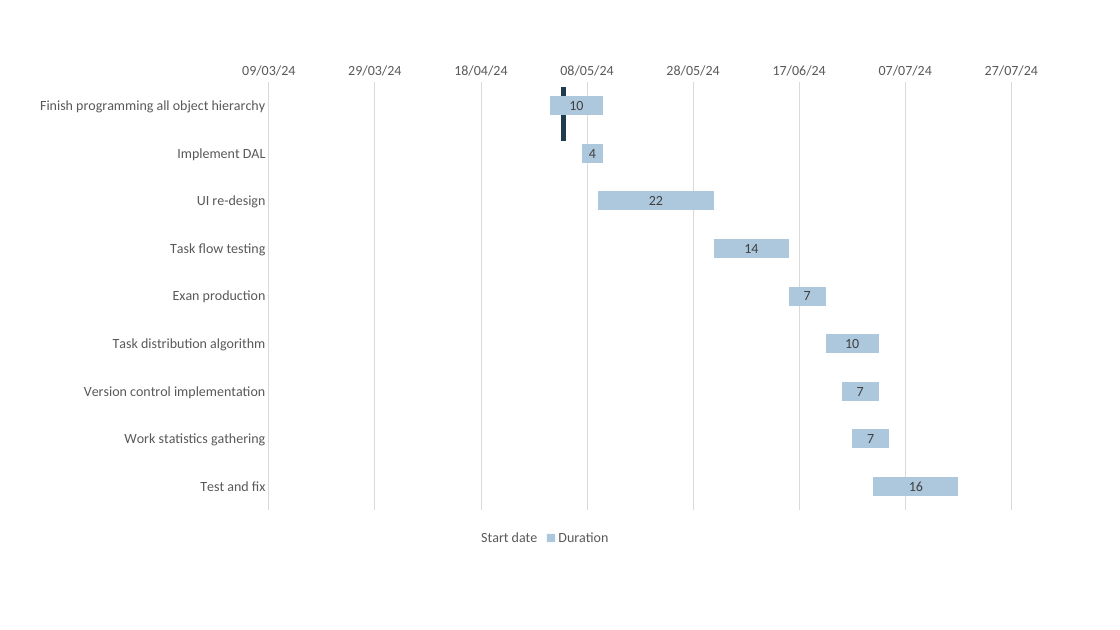
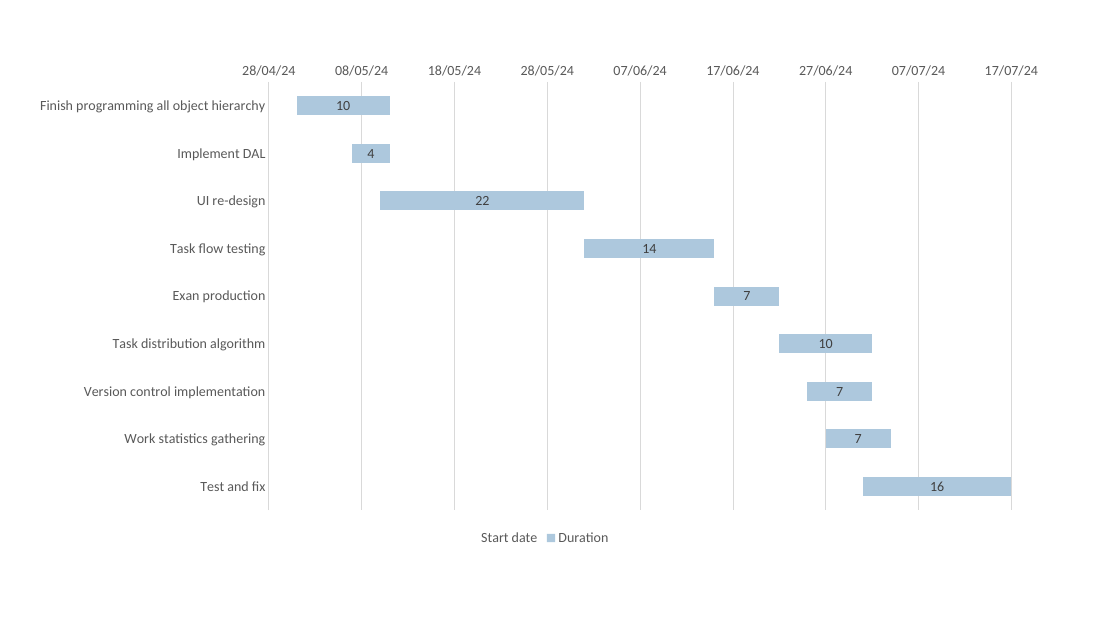
Before and after one commit to RoiTief/Exam-Management-System, a slide deck: slide 7 of docs/slide_07_05_24.pptx. Drawn at 1120x630 pixels with LibreOffice and Linux fonts; fonts in the diff are those of the drawing. Boxes give left, top, right and bottom in pixels: in the first picture for what was removed or moved away, otherwise in the second. Text is boxed around its words. In the diff, an @@ line names an element or a change of style, - is before the commit and + after.

Commit message:
fix Gantt

```diff
--- a/docs/slide_07_05_24.pptx
+++ b/docs/slide_07_05_24.pptx
@@ bar stacked chart at [19, 52, 1060, 550] @@
-Start date: 45000, 45000, 45000, 45000, 45000, 45000, 45000, 45000, 45000
+Start date: 45413, 45419, 45422, 45444, 45458, 45465, 45468, 45470, 45474
@@ value axis changed @@
@@ line removed from (564, 87) to (564, 141) @@
```
